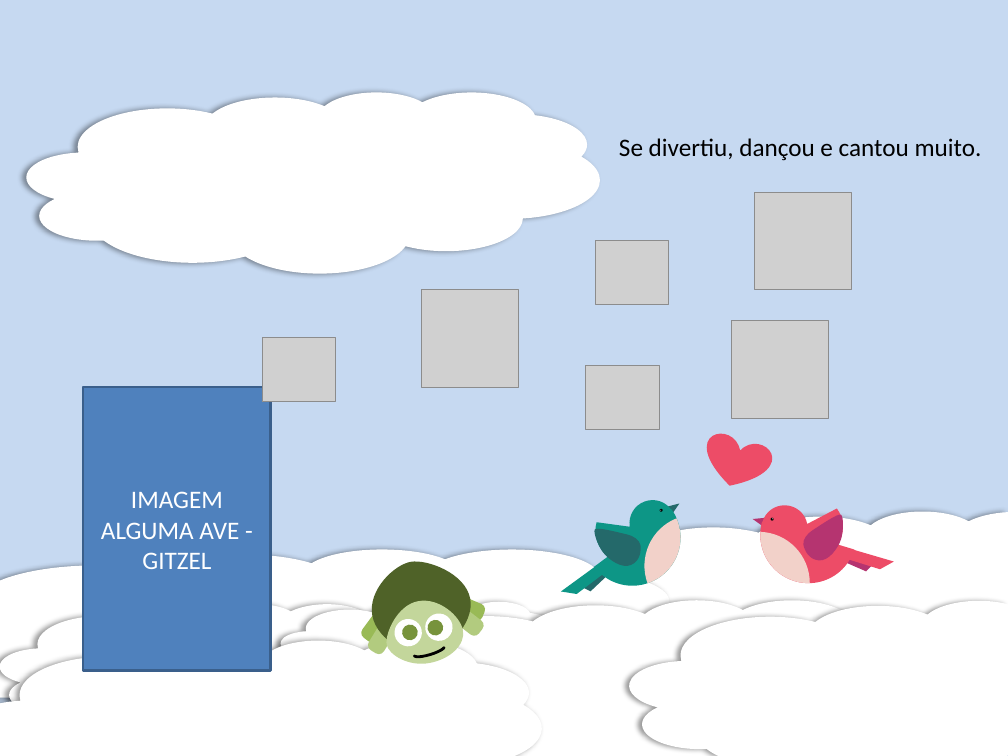
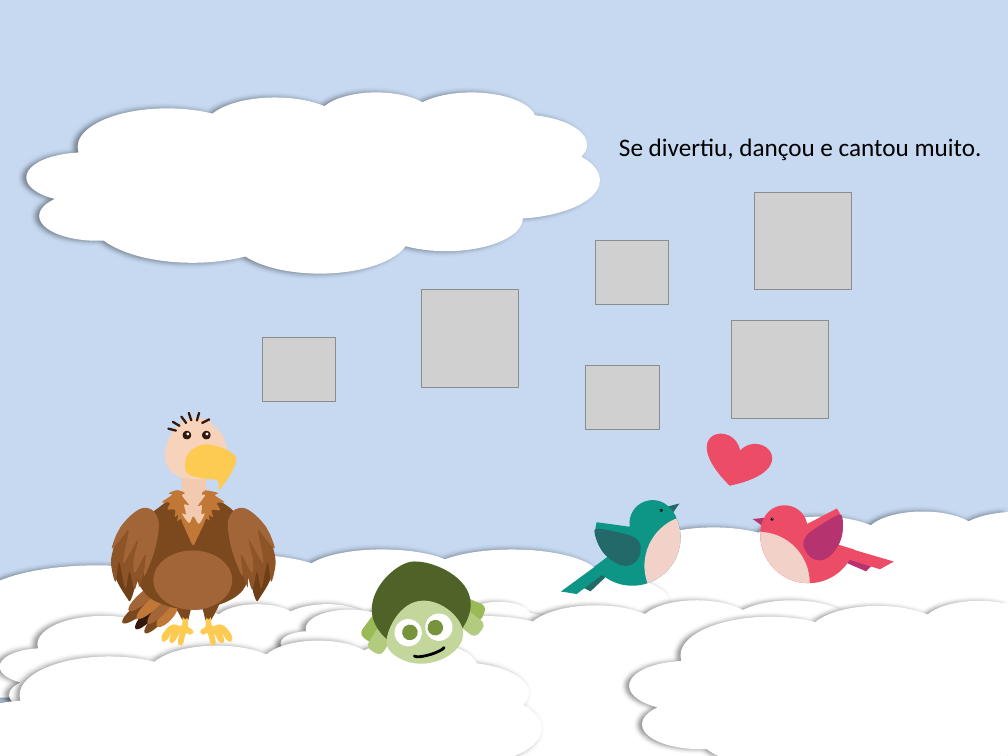
Before and after one commit to gustavoFG28/Ludit, a slide deck: slide 52 of Historias/fundos.pptx. Drawn at 1008x756 pixels with LibreOffice and Linux fonts; fonts in the diff are those of the drawing; grey boxes stand for pictures. Boxes give left, top, right and bottom in pixels: in the first picture for what was removed or moved away, otherwise in the second. Text is boxed around its words. In the diff, an @@ line names an element or a change of style, - is before the commit and + after.

```diff
--- a/Historias/fundos.pptx
+++ b/Historias/fundos.pptx
@@ rectangle removed at box(83, 387, 270, 671) @@
-IMAGEM ALGUMA AVE - GITZEL
@@ group added at box(111, 412, 275, 646): 15 freeform shapes, 12 ellipses, 6 rounded rectangles @@
```
Also in this commit, not shown: 3 other slides changed, 1 slide added, 1 slide removed, 23 other files.
